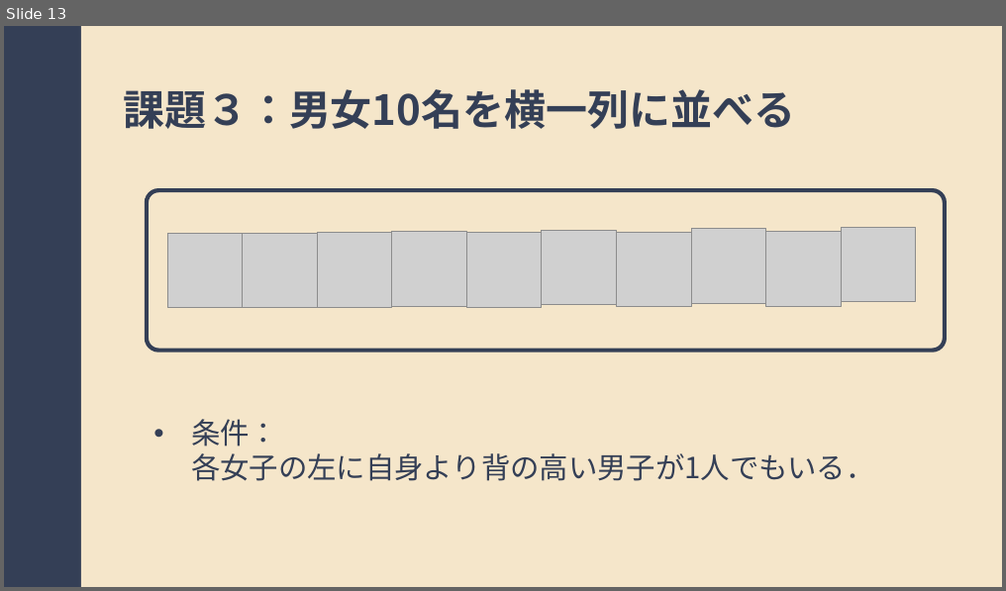
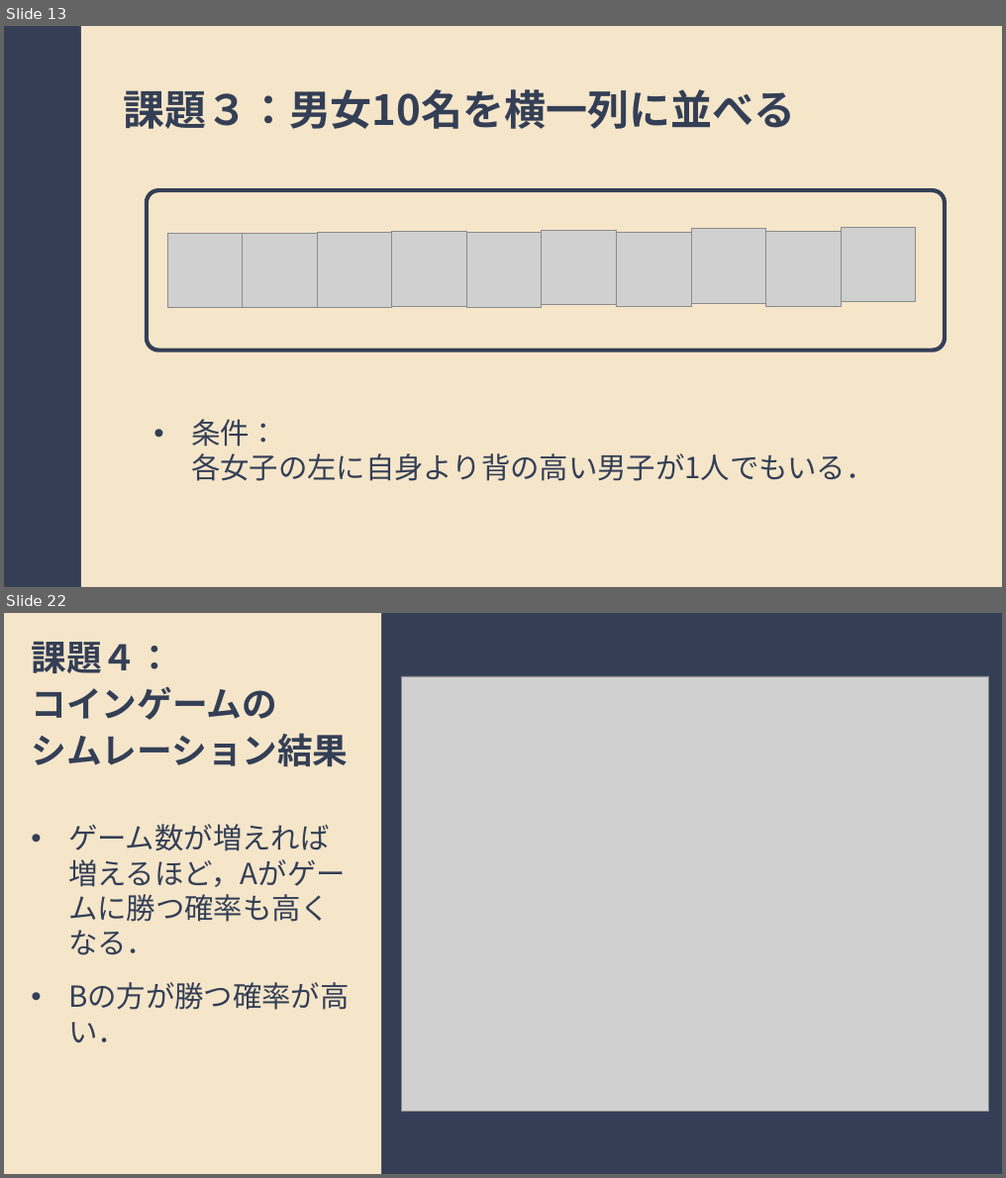
Before and after one commit to imamkhairi/jikkenII, a slide deck: random/presentation/presentation.pptx. Shown one above the other, each under a label of ours: slide 13 before the commit, slides 13 and 22 after it; the slides between them are not shown. The pictures are 1006x591 and 1006x1178 pixels, drawn with LibreOffice and Linux fonts; fonts in the diff are those of the drawing; grey boxes stand for pictures. Boxes give left, top, right and bottom in pixels: in the first picture for what was removed or moved away, otherwise in the second. Text is boxed around its words. In the diff, an @@ line names an element or a change of style, - is before the commit and + after.

```diff
--- a/random/presentation/presentation.pptx
+++ b/random/presentation/presentation.pptx
@@ slide 22 added at (4, 613, 1002, 1174), background #343F56 @@
@@ rectangle added at (4, 613, 381, 1174), fill #F5E6CA @@
@@ text added at (31, 642, 348, 766), 34 pt, text #343F56, bold @@
+課題４：
+コインゲームの
+シムレーション結果
@@ picture added at (402, 676, 989, 1112) @@
@@ text added at (68, 824, 346, 887), 28 pt, text #343F56 @@
+• ゲーム数が増えれば増えるほど，Aがゲームに勝つ確率も高くなる．
@@ text added at (24, 975, 363, 1054), 28 pt, text #343F56 @@
+• Bの方が勝つ確率が高い．
```
Also in this commit, not shown: 8 slides changed, 12 other slides added, 36 other files.
